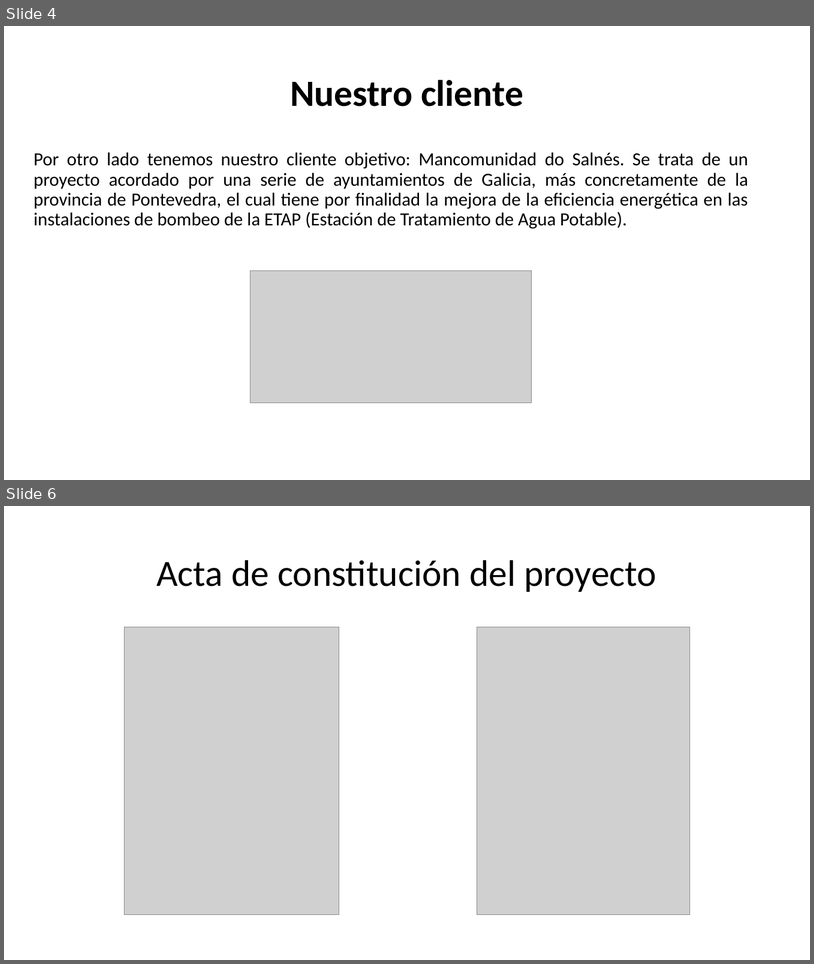
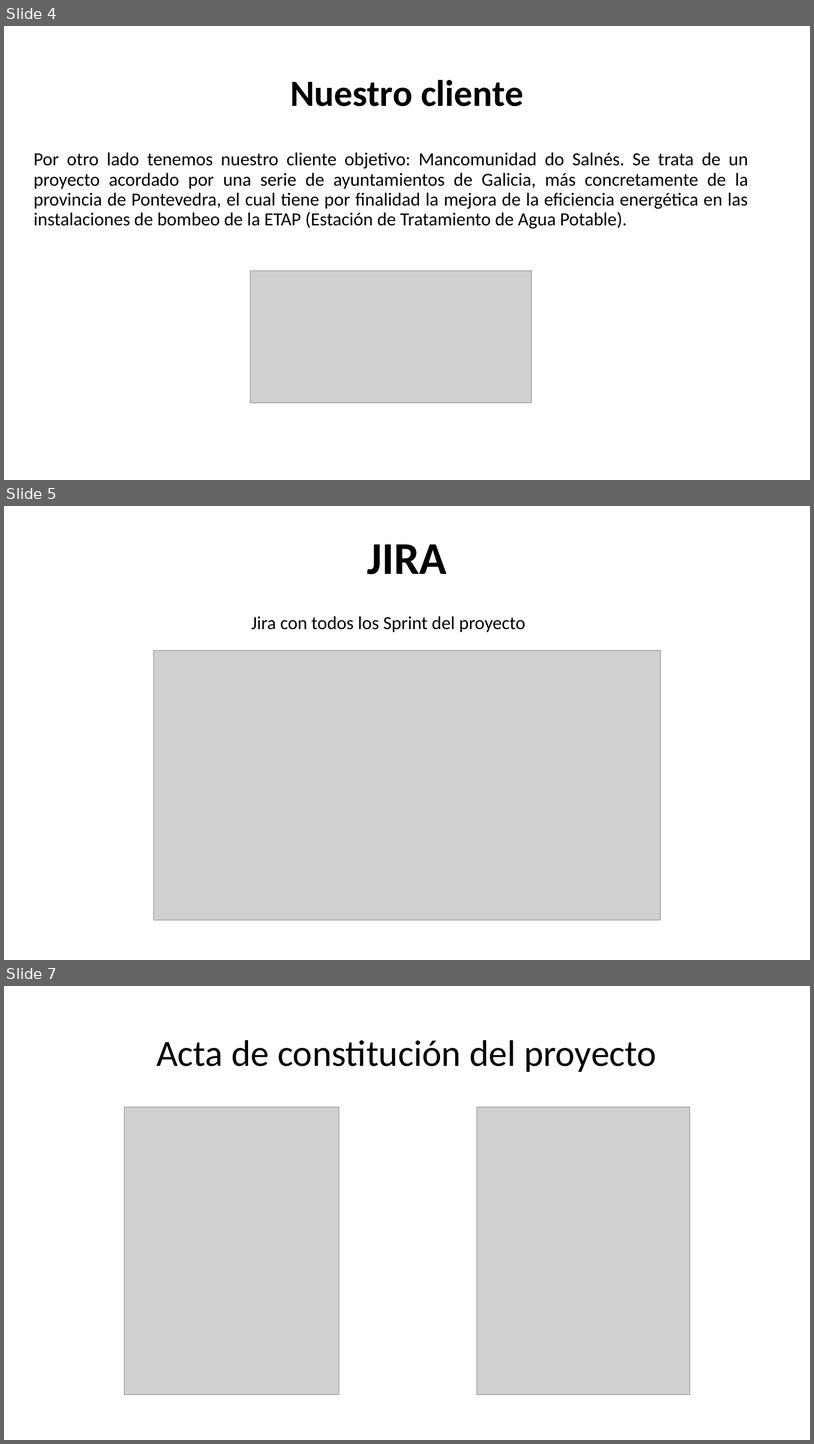
Before and after one commit to AlbertoGCID/XPED, a slide deck: CSMAG.pptx. Shown one above the other, each under a label of ours: slides 4 and 6 before the commit, slides 4, 5 and 7 after it; the slides between them are not shown. The pictures are 814x964 and 814x1444 pixels, drawn with LibreOffice and Linux fonts; fonts in the diff are those of the drawing; grey boxes stand for pictures. Boxes give left, top, right and bottom in pixels: in the first picture for what was removed or moved away, otherwise in the second. Text is boxed around its words. In the diff, an @@ line names an element or a change of style, - is before the commit and + after.

```diff
--- a/CSMAG.pptx
+++ b/CSMAG.pptx
@@ slide 5 added at [4, 506, 810, 960], background #FFFFFF @@
@@ title added at [367, 544, 447, 574], 54 pt, text #000000, bold @@
+JIRA
@@ text added at [251, 616, 525, 632], 22 pt, text #000000 @@
+Jira con todos los Sprint del proyecto
@@ picture added at [154, 651, 661, 920] @@
@@ what was slide 6 is now slide 7 @@
```
Also in this commit, not shown: 3 slides changed, 1 other slide added, 1 slide removed.
